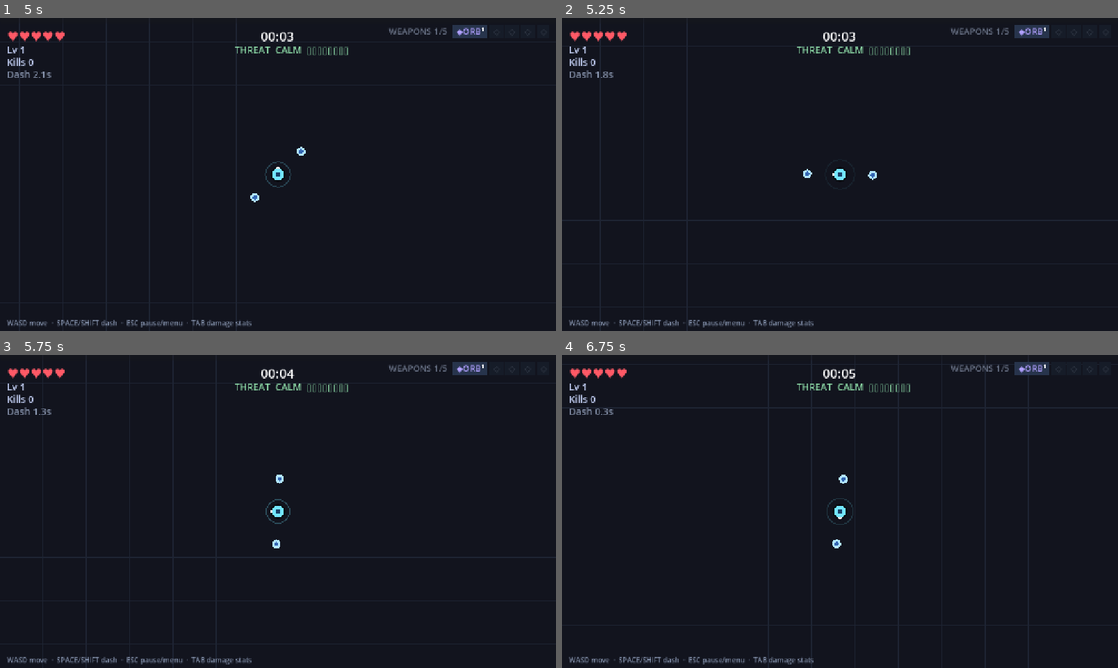
Above: before the commit, frames 1-4 (two rows, left to right).
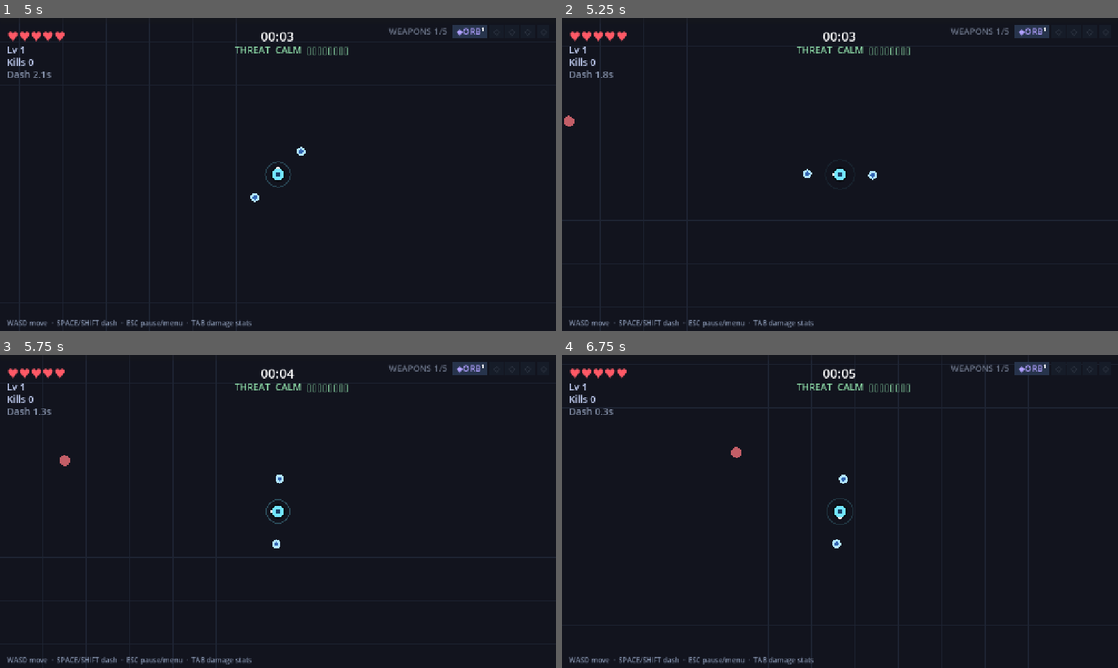
Above: after the commit, the same moments.

Repository: ICQCQ/NiceSwarm
Game: Godot game, scene res://scenes/main.tscn
The game is run twice, just before and just after one commit, with the same random seed, the same clock (stepped at 60 frames per second) and the same inputs.
Inputs:
- Up to frame 1 (5 s): click "Play Solo" at 0.5 s; click "1. Orbit Blades" at 1.25 s; tap Enter at 2 s; hold D 2.03-2.78 s; hold Shift 2.03-2.78 s; tap Space at 2.27, 3.02, 4.52 s; hold S 2.78-3.53 s; tap R at 2.85 s; hold D 3.53-4.28 s; tap M at 3.6 s; hold W from 4.28 s (still down); tap 1 at 4.35 s
- Up to frame 2 (5.25 s): tap Space at 5 s; release W at 5.03 s; hold A from 5.03 s (still down); tap C at 5.1 s
- Up to frame 3 (5.75 s): keep holding A; tap Space at 5.27 s
- Up to frame 4 (6.75 s): tap V at 5.85 s; tap Space at 6.02 s; release A at 6.53 s; hold S from 6.53 s (still down); tap O at 6.6 s

Frame 1 is identical in both runs. In frame 2, less than 0.1% of the frame differs, in the area x 0-3%, y 31-35%; in frame 3, less than 0.1%, in the area x 10-13%, y 32-36%; in frame 4, less than 0.1%.

Commit message:
balance: faster difficulty ramp + denser early spawns, shallower slow floor
DIFF_BASE 1/55->1/45 (quicker climb); SLOW_FLOOR_MULT 0.1->0.2 (slow
bottoms at 20% speed, not 10%); SPAWN_DESIRED_BASE 6->8 and
SPAWN_INTERVAL_START 1.0->0.5 (denser, faster early swarm).

Diff:
--- a/scripts/config/game_config.gd
+++ b/scripts/config/game_config.gd
@@ -51,7 +51,7 @@
 const FUSION_LEVEL_GROWTH := 0.08      # redesigned-fusion per-level damage growth (~×1.5 at Lv7)
 
 # --- difficulty climb: difficulty += dt * BASE * warmup * (1 + heat*HEAT + (level-1)*LEVEL) ---
-const DIFF_BASE := 1.0 / 55.0    # base climb rate (was 1/62 — faster ramp, toward the old 1/34)
+const DIFF_BASE := 1.0 / 45.0    # base climb rate (was 1/62 — faster ramp, toward the old 1/34)
 # Late-game lethality: enemies scale fast/tanky enough with difficulty to catch and survive
 # against a high-DPS kiter (breaks the zero-damage snowball). Applied in spawner.make_enemy.
 const ENEMY_SPEED_DIFF_SCALE := 0.020  # enemy speed ×(1 + diff·this) — late enemies ~match player move speed
@@ -63,7 +63,7 @@
 # and clamps it to SLOW_FLOOR_MULT — a slowed enemy crawls at 20% speed (an 80% slow).
 # One central buff point for ALL slow sources; bosses/tier-3 included (still slowable).
 const SLOW_POTENCY := 1.6             # amplify each slow's speed reduction (the 0.5 base slow -> 0.2 speed)
-const SLOW_FLOOR_MULT := 0.1          # deepest slow: enemies move at 20% speed (= "slow to 0.8"), never lower
+const SLOW_FLOOR_MULT := 0.2          # deepest slow: enemies move at 20% speed (= "slow to 0.8"), never lower
 const DIFF_HEAT := 3.12          # how much clear-rate heat accelerates the climb (was 2.4, +30%)
 const DIFF_LEVEL := 0.02         # how much each player level accelerates the climb
 const DIFF_LEVEL_STEP := 0.05     # flat difficulty added on each level-up
@@ -74,9 +74,9 @@
 const SPAWN_RING_MIN := 700.0         # enemies spawn this far from the anchor player... (was 700; note SPAWN_SAFE_RADIUS still clamps the effective min)
 const SPAWN_RING_MAX := 1200.0        # ...up to this far (random within the ring; was 900 — wider band)
 const SPAWN_SAFE_RADIUS := 500.0      # never spawn an enemy within this of ANY alive player (was 500 — closer spawns allowed)
-const SPAWN_DESIRED_BASE := 6.0          # target live-enemy count at run_progress 0 (was 6.0 — denser swarm)
+const SPAWN_DESIRED_BASE := 8.0          # target live-enemy count at run_progress 0 (was 6.0 — denser swarm)
 const SPAWN_DESIRED_PER_PROGRESS := 0.5 # +this many target enemies per run_progress point (≈3.5/pace at old scale)
-const SPAWN_INTERVAL_START := 1     # seconds between spawns early (5x faster than the prior 1.0)
+const SPAWN_INTERVAL_START := 0.5     # seconds between spawns early (5x faster than the prior 1.0)
 const SPAWN_INTERVAL_END := 0.024     # seconds between spawns late (5x faster than the prior 0.12)
 const SPAWN_REFILL_MULT := 0.4        # interval ×this while below the desired population
 
